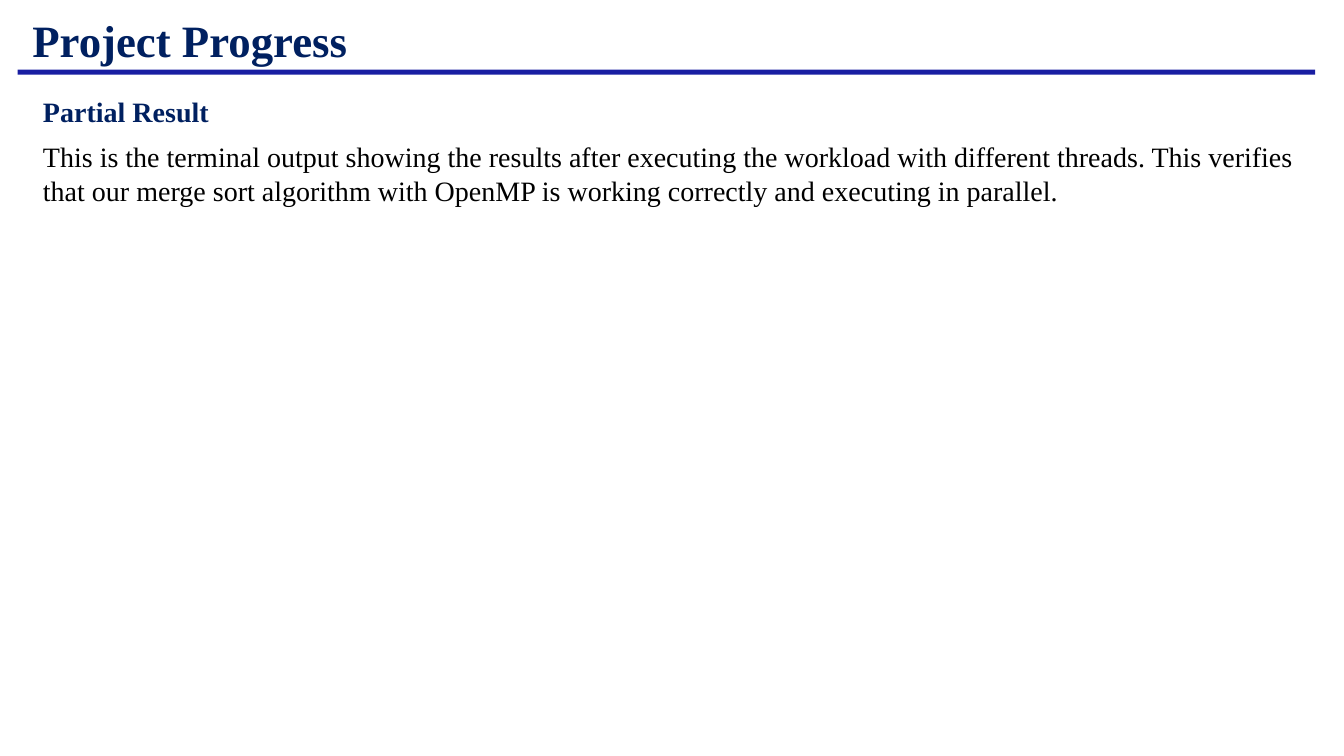
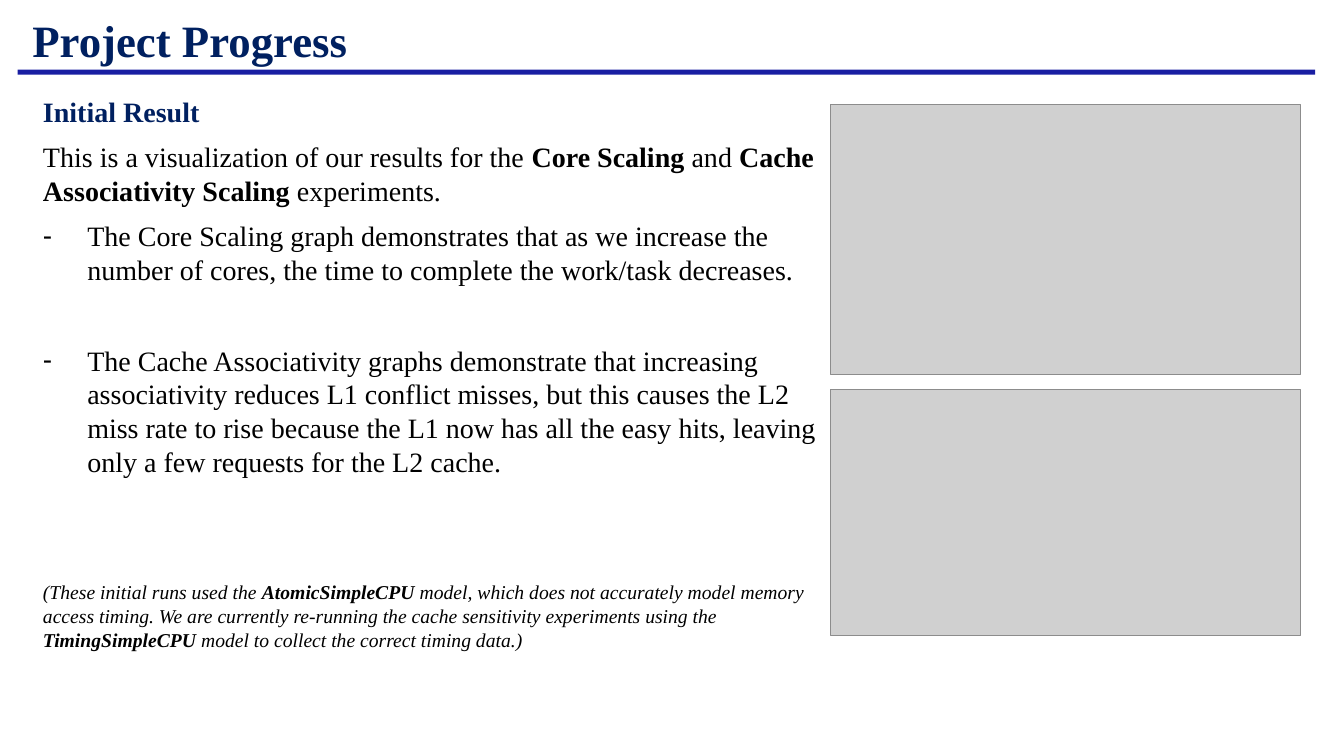
Before and after one commit to harshit-raj15/x86-Performance-Analysis, a slide deck: slide 7 of files/G4Progress.pptx. Drawn at 1344x756 pixels with LibreOffice and Linux fonts; fonts in the diff are those of the drawing; grey boxes stand for pictures; background and template pictures are left out. Boxes give left, top, right and bottom in pixels: in the first picture for what was removed or moved away, otherwise in the second. Text is boxed around its words. In the diff, an @@ line names an element or a change of style, - is before the commit and + after.

```diff
--- a/files/G4Progress.pptx
+++ b/files/G4Progress.pptx
@@ text at <box>43,102,815,652</box>: text changed @@
-Partial Result
-This is the terminal output showing the results after executing the workload with different threads. This verifies that our merge sort algorithm with OpenMP is working correctly and executing in parallel.
+Initial Result
+This is a visualization of our results for the Core Scaling and Cache Associativity Scaling experiments.
+– The Core Scaling graph demonstrates that as we increase the number of cores, the time to complete the work/task decreases.
+– The Cache Associativity graphs demonstrate that increasing associativity reduces L1 conflict misses, but this causes the L2 miss rate to rise because the L1 now has all the easy hits, leaving only a few requests for the L2 cache.
+(These initial runs used the AtomicSimpleCPU model, which does not accurately model memory access timing. We are currently re-running the cache sensitivity experiments using the TimingSimpleCPU model to collect the correct timing data.)
@@ picture added at <box>831,105,1301,374</box> @@
@@ picture added at <box>831,389,1301,635</box> @@
```
Also in this commit, not shown: 1 other slide changed.
